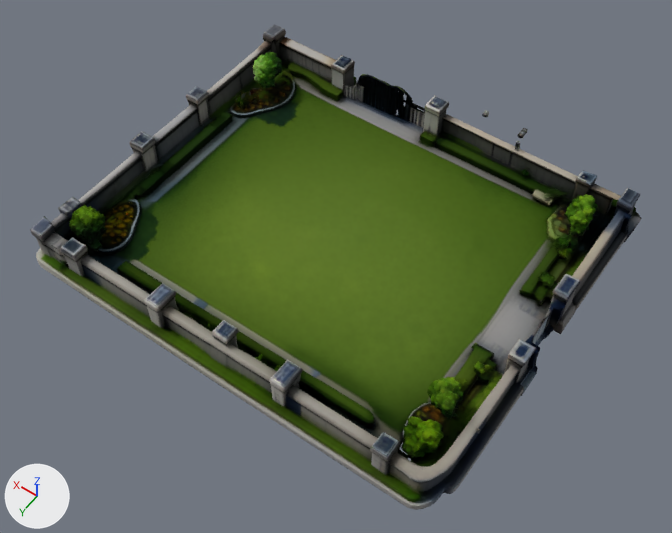
Two versions of the glTF model public/models/school_boundary.glb, one commit apart.
The view is the same before and after, from a 50 mm camera at (-0.733, 1.042, 1.474) aimed at (-0.036, 0.066, -0.059). Lighting does not change. The marker at lower left points along +X, +Y and +Z. The picture after the commit comes second. Where no turn or scale is listed for an object, it has been applied to the vertices. Vertices at exactly the same position are counted once.

In view in the first picture: 'geometry_0'.
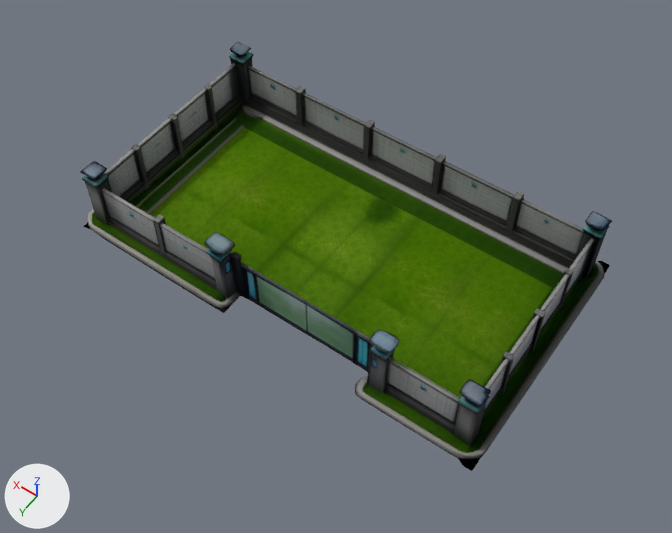
The change in detail:
Picture 'e34465ef170d6cc649d4b5f9592decce' (img_e34465ef170d6cc649d4b5f9592decce) is new.
Material 'Material_0' (mat_material_0) changes its picture from img_3b7f1b689efc32a462b3a67671dfb748 to img_e34465ef170d6cc649d4b5f9592decce.
me_mesh_0 is used by ob_geometry_0; location (0.0, 0.0, 0.0).
me_mesh_0 had 8614 vertices, 17247 faces and spanned x -0.5..0.5, y -0.432..0.433, z -0.06..0.063.
me_mesh_0 now has 6335 vertices, 12702 faces and spans x -0.5..0.5, y -0.288..0.291, z -0.087..0.086.
me_mesh_0 part 1: the loose piece of 7527 vertices spanning x -0.5..0.5, y -0.423..0.433, z -0.06..0.063 is rebuilt with 6335 vertices and now spans x -0.5..0.5, y -0.288..0.291, z -0.087..0.086.
me_mesh_0 part 2: 14 loose pieces with 1087 vertices, spanning x -0.487..0.436, y -0.432..0.367, z -0.031..0.061, are deleted.

What differs and where, as boxes [x1, y1, x2, y2] in the pictures (672 x 533 px):
'geometry_0', surface changed, reshaped (13% narrower, 12% shorter): before [30, 24, 641, 510]; after [80, 42, 612, 471]
part 1 of me_mesh_0, rebuilt (13% narrower, 12% shorter): before [30, 24, 641, 510]; after [80, 42, 612, 471]
part 2 of me_mesh_0, deleted: before [69, 52, 529, 434]
